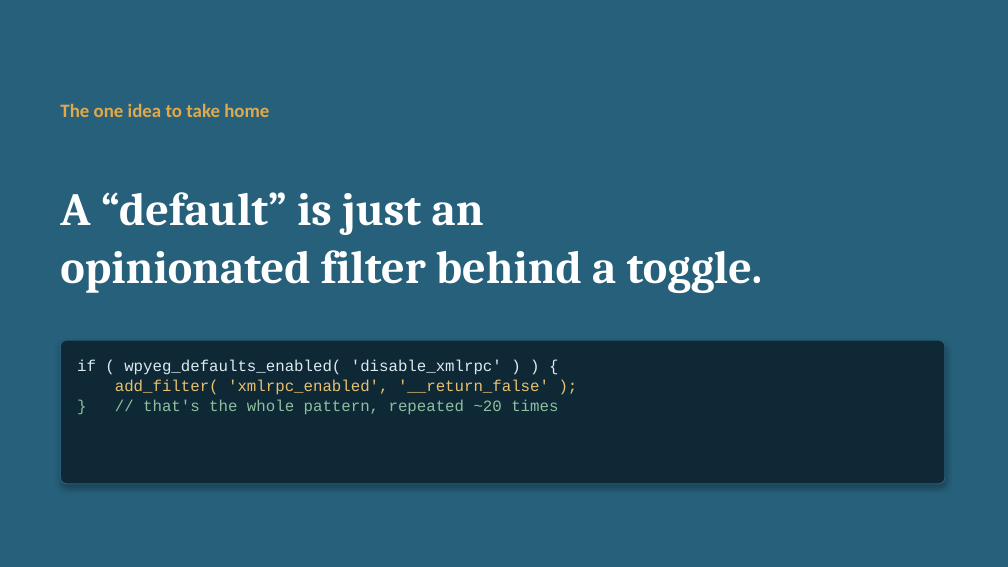
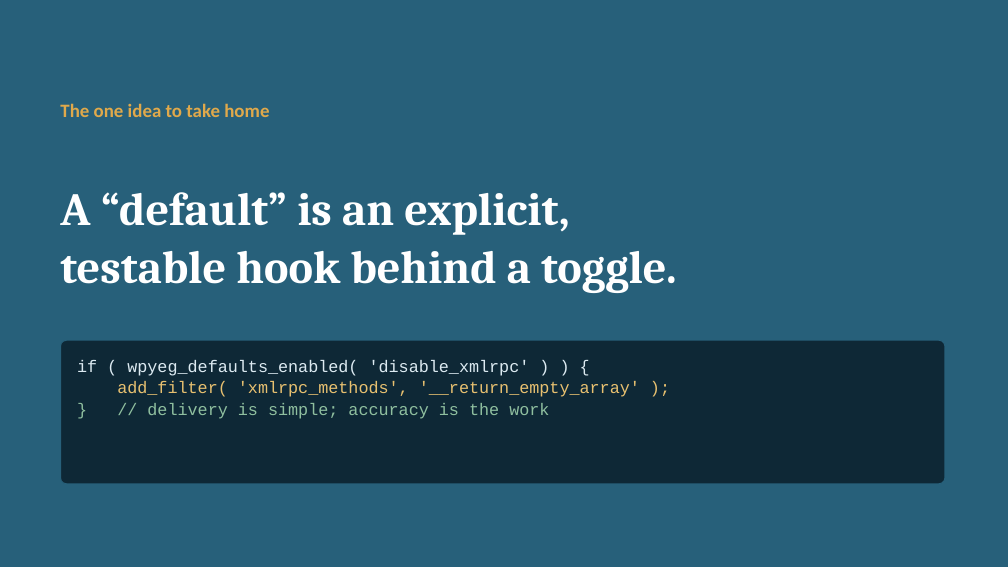
Before and after one commit to WPYEG/Better-by-Default, a slide deck: slide 3 of workshop/Better-by-Default.pptx. Drawn at 1008x567 pixels with LibreOffice and Linux fonts; fonts in the diff are those of the drawing. Boxes give left, top, right and bottom in pixels: in the first picture for what was removed or moved away, otherwise in the second. Text is boxed around its words. In the diff, an @@ line names an element or a change of style, - is before the commit and + after.

```diff
--- a/workshop/Better-by-Default.pptx
+++ b/workshop/Better-by-Default.pptx
@@ text at (x1=60, y1=192, x2=677, y2=293): text changed @@
-A “default” is just an
-opinionated filter behind a toggle.
+A “default” is an explicit,
+testable hook behind a toggle.
@@ rounded rectangle at (x1=60, y1=340, x2=945, y2=484): shadow off @@
@@ text at (x1=77, y1=360, x2=530, y2=376): size 15 to 16 pt in "if ( wpyeg_defaults_enabled( 'disable_xmlrpc' ) ) {" @@
@@ text at (x1=117, y1=381, x2=640, y2=419): text changed; size 15 to 16 pt @@
-add_filter( 'xmlrpc_enabled', '__return_false' );
-} // that's the whole pattern, repeated ~20 times
+add_filter( 'xmlrpc_methods', '__return_empty_array' );
+} // delivery is simple; accuracy is the work
```
Also in this commit, not shown: 23 other slides changed, 16 other files.
